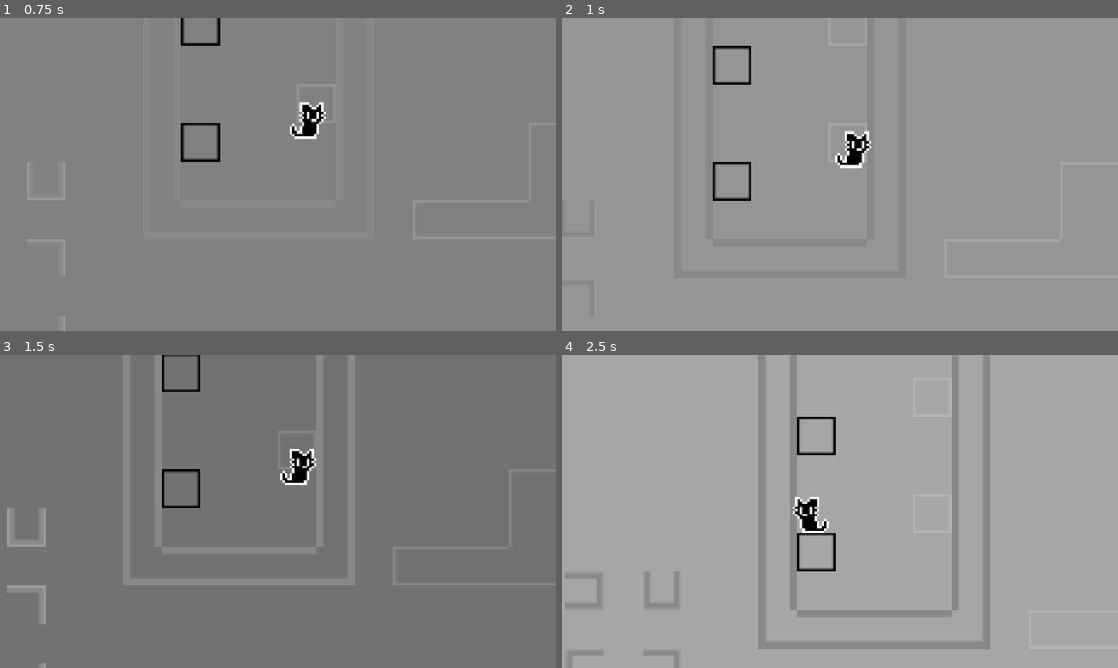
Above: before the commit, frames 1-4 (two rows, left to right).
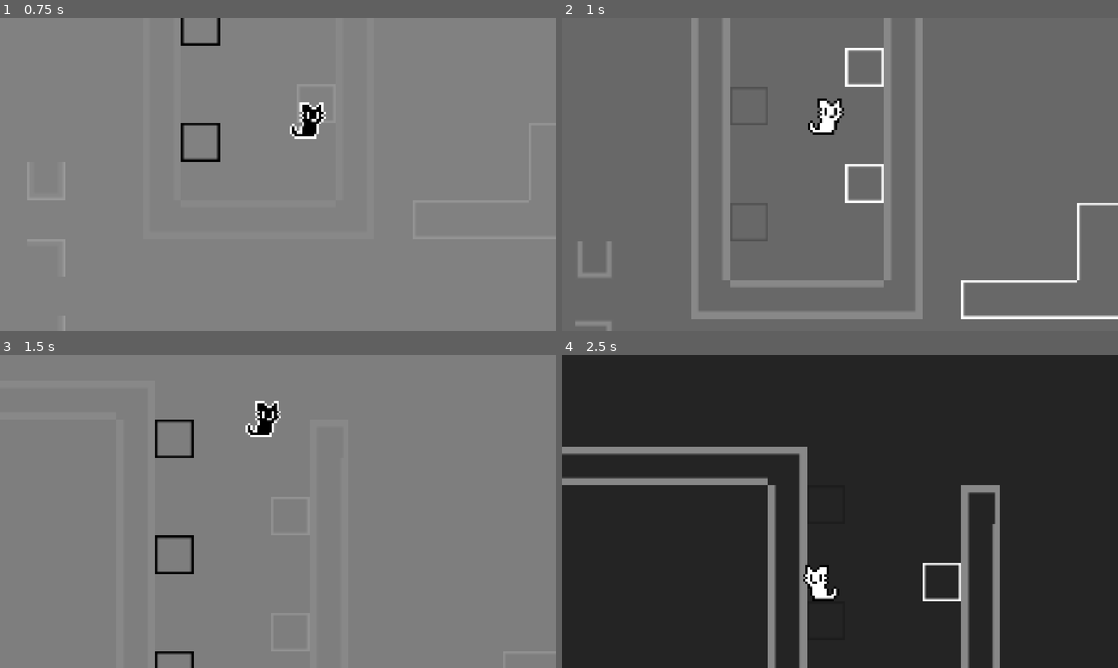
Above: after the commit, the same moments.

Repository: rehcsinroh/Leapshift
Game: Godot game, scene res://main.tscn
Two runs of this game, one before a commit and one after it. Both use one fixed random seed, a clock stepped at 60 frames per second and the inputs below.
Inputs:
- Up to frame 1 (0.75 s): hold D (move_right) from 0.53 s (still down); tap W (jump) at 0.6 s
- Up to frame 2 (1 s): keep holding D (move_right); tap W (jump) at 0.77 s
- Up to frame 3 (1.5 s): keep holding D (move_right); tap W (jump) at 1.07, 1.35 s
- Up to frame 4 (2.5 s): tap W (jump) at 1.52, 1.82, 2.1 s; release D (move_right) at 2.03 s; hold A (move_left) from 2.03 s (still down)

Frame 1 is identical in both runs. In frame 2, 93% of the frame differs, in the area x 0-100%, y 0-100%; in frame 3, 2.7%; in frame 4, 100%.

Commit message:
jump buffering

Diff:
--- a/main.tscn
+++ b/main.tscn
@@ -282,10 +282,10 @@
 
 [node name="Background" type="ColorRect" parent="." unique_id=67629154]
 z_index = -5
-offset_left = -3925.0
-offset_top = -1851.0
-offset_right = 3502.0
-offset_bottom = 2399.0
+offset_left = -4124.0
+offset_top = -1878.0
+offset_right = 3303.0
+offset_bottom = 2372.0
 color = Color(0.4630682, 0.4630682, 0.4630682, 1)
 
 [node name="Metal_tiles" type="TileMapLayer" parent="." unique_id=1686728506]
--- a/player.gd
+++ b/player.gd
@@ -9,9 +9,9 @@
 var WALL_JUMP_X: float = 100
 var WALL_JUMP_Y: float = -250
 @export var coyote_time: float = 0.06
-@export var jump_buffering: float = 1.5
+@export var jump_buffering: float = 0.06
 var coyote_timer: float = coyote_time
-var jump_buffering_timer: float = jump_buffering
+var jump_buffering_timer: float = 0.0
 
 @export var world_manager: Node
 
@@ -24,6 +24,11 @@
 		coyote_timer = coyote_time
 	else:
 		coyote_timer -= delta
+
+	if Input.is_action_just_pressed("jump"):
+		jump_buffering_timer = jump_buffering
+	else:
+		jump_buffering_timer = maxf(jump_buffering_timer - delta, 0.0)
 
 	wall_jump_timer = maxf(wall_jump_timer - delta, 0.0)
 
@@ -41,7 +46,7 @@
 	elif direction > 0:
 		$AnimatedSprite2D.flip_h = false
 	# Jumping
-	if Input.is_action_just_pressed("jump"):
+	if jump_buffering_timer > 0.0:
 		if is_on_floor() or coyote_timer > 0:
 			velocity.y = jump_velocity
 			alternate_sprite = !alternate_sprite
